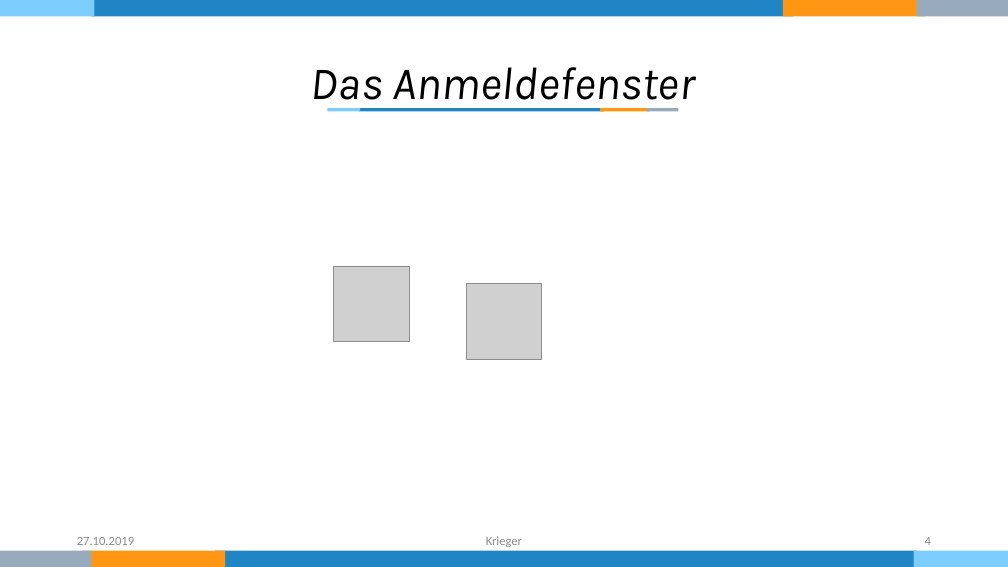
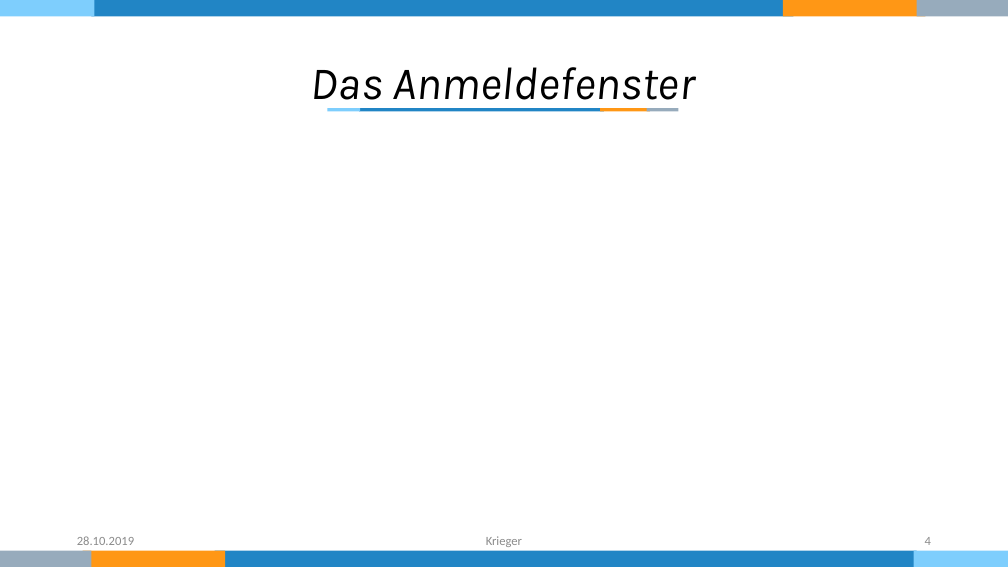
Before and after one commit to KriegersBlog/nordwind-tool, a slide deck: slide 4 of Dokumentation/Präsentation.pptx. Drawn at 1008x567 pixels with LibreOffice and Linux fonts; fonts in the diff are those of the drawing; grey boxes stand for pictures. Boxes give left, top, right and bottom in pixels: in the first picture for what was removed or moved away, otherwise in the second. Text is boxed around its words. In the diff, an @@ line names an element or a change of style, - is before the commit and + after.

```diff
--- a/Dokumentation/Präsentation.pptx
+++ b/Dokumentation/Präsentation.pptx
@@ picture removed at (334, 266, 410, 342) @@
@@ picture removed at (467, 284, 542, 359) @@
@@ text at (77, 536, 134, 545): text changed @@
-27.10.2019
+28.10.2019
```
Also in this commit, not shown: 6 other slides changed, 1 slide added, 1 slide removed.
